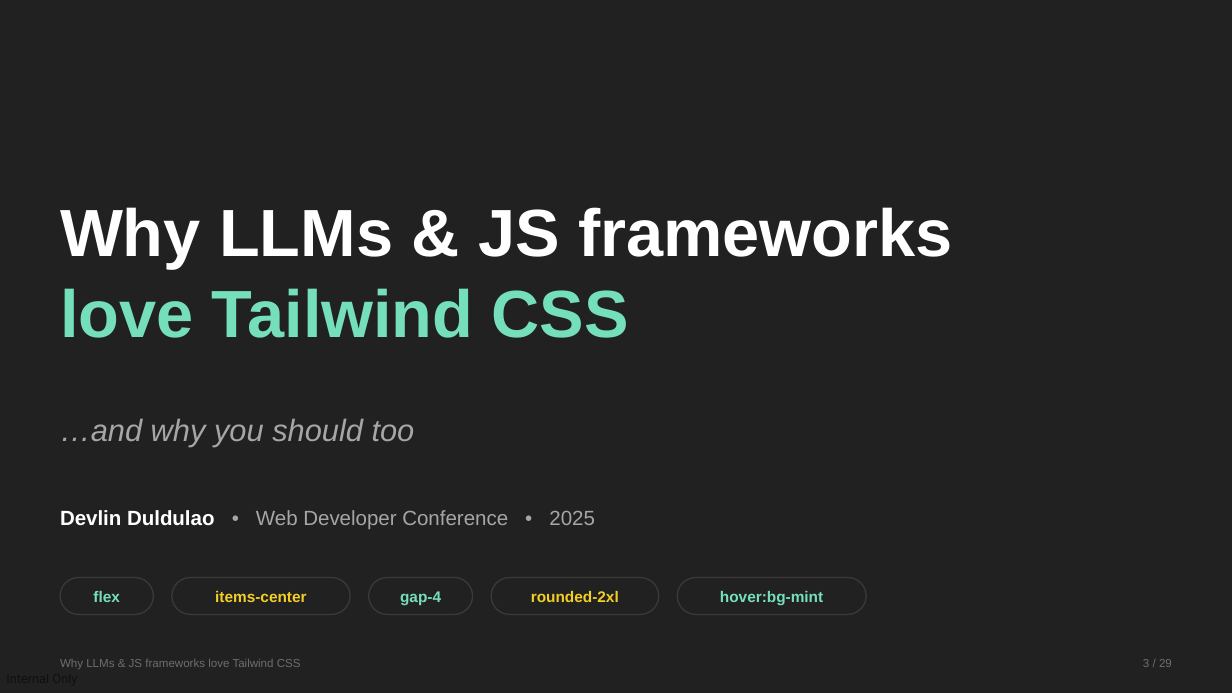
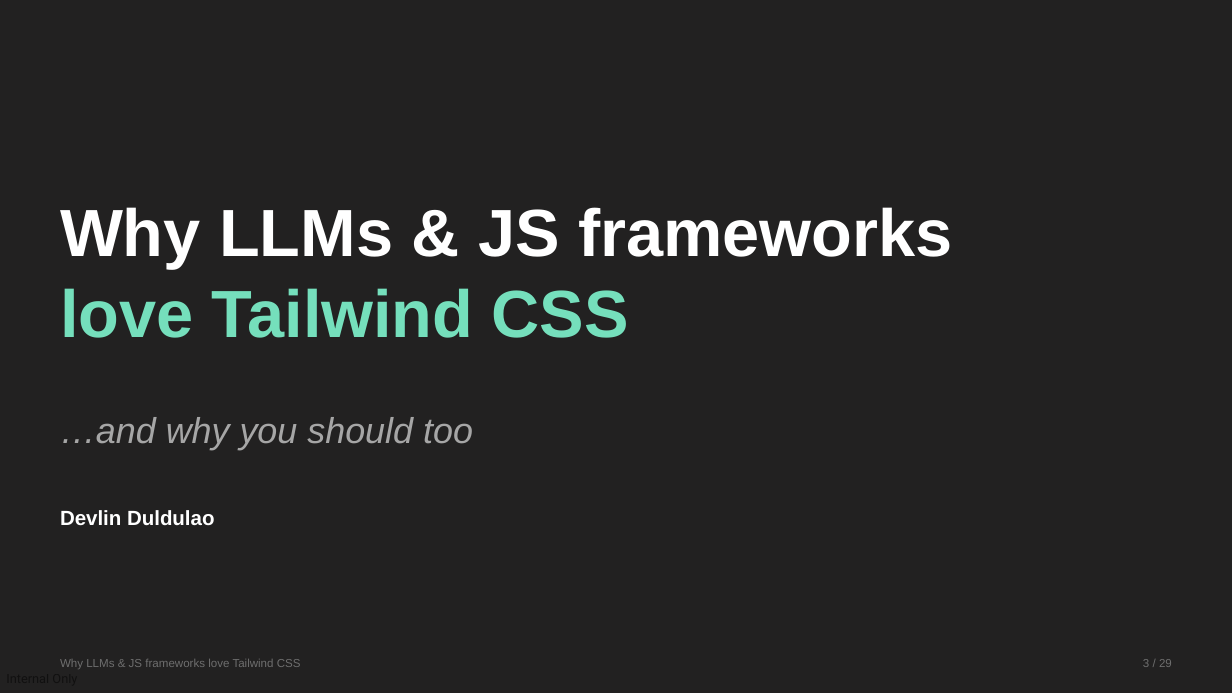
Before and after one commit to devlinduldulao/llm-loves-tailwind-and-js, a slide deck: slide 3 of why-llms-love-tailwind.pptx. Drawn at 1232x693 pixels with LibreOffice and Linux fonts; fonts in the diff are those of the drawing. Boxes give left, top, right and bottom in pixels: in the first picture for what was removed or moved away, otherwise in the second. Text is boxed around its words. In the diff, an @@ line names an element or a change of style, - is before the commit and + after.

```diff
--- a/why-llms-love-tailwind.pptx
+++ b/why-llms-love-tailwind.pptx
@@ text "…and why you should too" at bbox=[60, 417, 473, 450]: size 24 to 28 pt @@
@@ text at bbox=[60, 510, 214, 525]: text changed; text colour #A6A6A6 to #FFFFFF; bold on @@
-Devlin Duldulao • Web Developer Conference • 2025
+Devlin Duldulao
@@ rounded rectangle removed at bbox=[60, 578, 153, 615] @@
@@ text removed at bbox=[93, 591, 119, 602] @@
-flex
@@ rounded rectangle removed at bbox=[172, 578, 350, 615] @@
@@ text removed at bbox=[215, 591, 306, 602] @@
-items-center
@@ rounded rectangle removed at bbox=[369, 578, 472, 615] @@
@@ text removed at bbox=[400, 591, 441, 605] @@
-gap-4
@@ rounded rectangle removed at bbox=[492, 578, 659, 615] @@
@@ text removed at bbox=[531, 591, 619, 602] @@
-rounded-2xl
@@ rounded rectangle removed at bbox=[677, 578, 866, 615] @@
@@ text removed at bbox=[720, 591, 823, 605] @@
-hover:bg-mint
```
Also in this commit, not shown: 22 other slides changed, 1 slide added, 1 other file.
